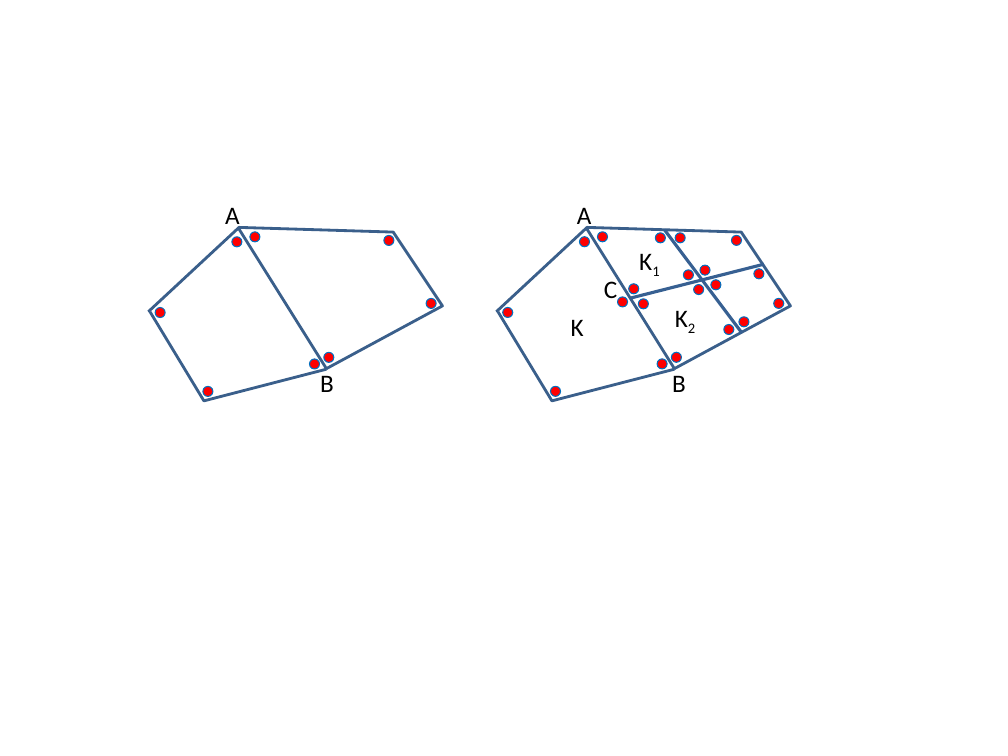
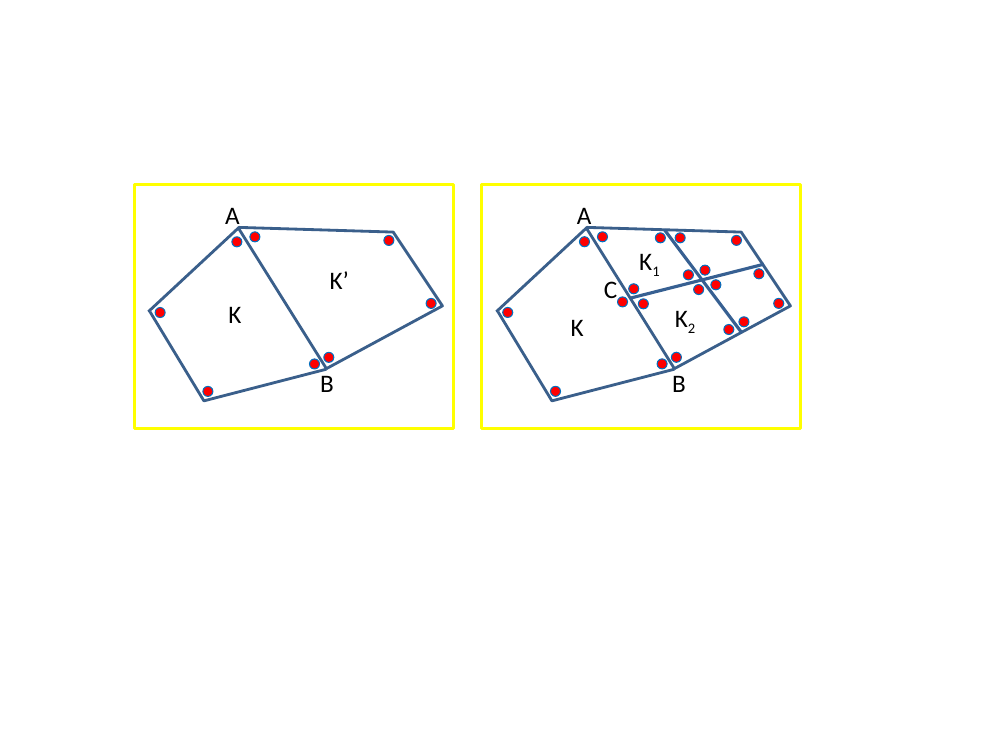
Before and after one commit to petropoliszhang/polygon-matlab, a slide deck: slide 3 of paper/amr_schematics.pptx. Drawn at 1008x756 pixels with LibreOffice and Linux fonts; fonts in the diff are those of the drawing. Boxes give left, top, right and bottom in pixels: in the first picture for what was removed or moved away, otherwise in the second. Text is boxed around its words. In the diff, an @@ line names an element or a change of style, - is before the commit and + after.

```diff
--- a/paper/amr_schematics.pptx
+++ b/paper/amr_schematics.pptx
@@ rectangle added at (134,184,454,428), outline #FFFF00 2 pt @@
@@ rectangle added at (482,184,801,428), outline #FFFF00 2 pt @@
@@ text added at (330,271,349,289), 18 pt, text #000000 @@
+K’
@@ text added at (228,306,241,323), 18 pt, text #000000 @@
+K
```
Also in this commit, not shown: 4 other files.
